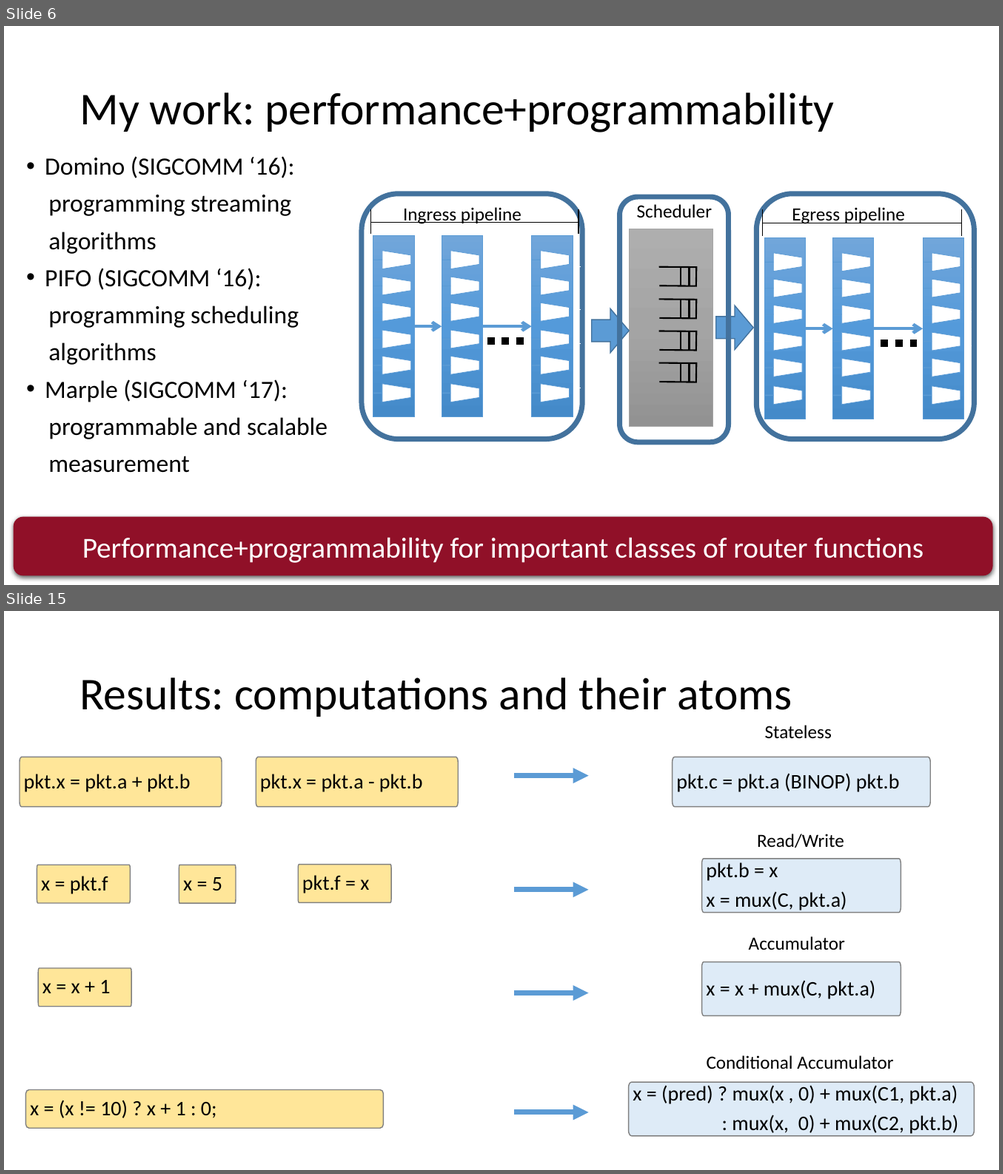
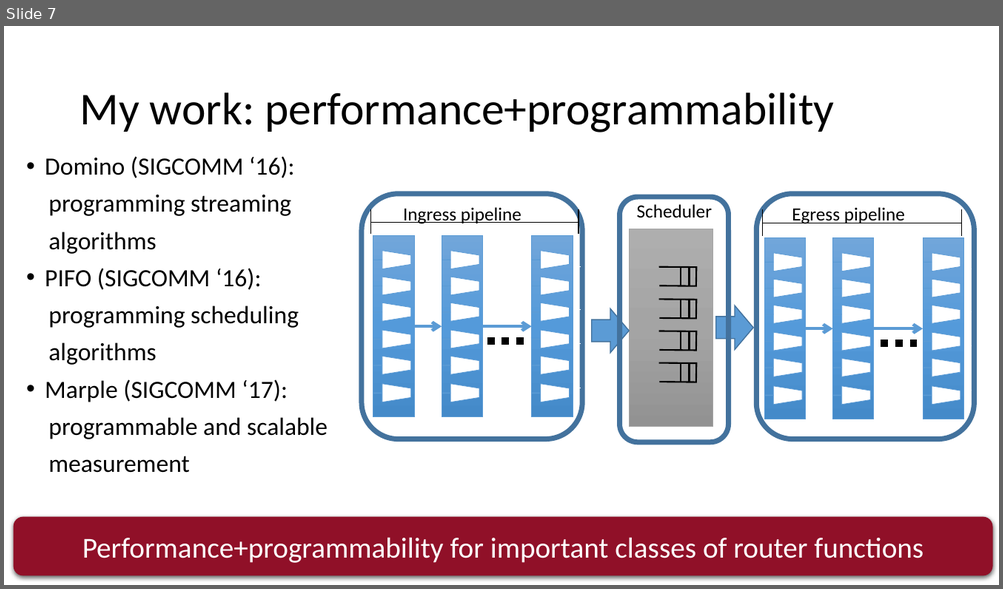
Before and after one commit to anirudhSK/pifo-domino-marple-ppts, a slide deck: nyu_wireless.pptx. Shown one above the other, each under a label of ours: slides 6 and 15 before the commit, slide 7 after it; the slides between them are not shown. The pictures are 1003x1174 and 1003x589 pixels, drawn with LibreOffice and Linux fonts; fonts in the diff are those of the drawing. Boxes give left, top, right and bottom in pixels: in the first picture for what was removed or moved away, otherwise in the second. Text is boxed around its words. In the diff, an @@ line names an element or a change of style, - is before the commit and + after.

```diff
--- a/nyu_wireless.pptx
+++ b/nyu_wireless.pptx
@@ slide 15 removed at <box>4,611,999,1170</box>, background #FFFFFF @@
@@ title removed at <box>79,678,792,717</box> @@
-Results: computations and their atoms
@@ text removed at <box>765,725,831,739</box> @@
-Stateless
@@ freeform shape removed at <box>20,758,222,807</box> @@
-pkt.x = pkt.a + pkt.b
@@ freeform shape removed at <box>256,758,458,807</box> @@
-pkt.x = pkt.a - pkt.b
@@ freeform shape removed at <box>672,758,930,807</box> @@
-pkt.c = pkt.a (BINOP) pkt.b
@@ arrow removed from (514, 776) to (588, 776) @@
@@ text removed at <box>757,834,844,848</box> @@
-Read/Write
@@ freeform shape removed at <box>37,866,130,903</box> @@
-x = pkt.f
@@ freeform shape removed at <box>179,866,236,903</box> @@
-x = 5
@@ freeform shape removed at <box>298,865,391,903</box> @@
-pkt.f = x
@@ freeform shape removed at <box>702,859,901,912</box> @@
-pkt.b = x
-x = mux(C, pkt.a)
@@ arrow removed from (514, 890) to (588, 890) @@
@@ text removed at <box>748,937,845,950</box> @@
-Accumulator
@@ freeform shape removed at <box>702,963,901,1016</box> @@
-x = x + mux(C, pkt.a)
@@ freeform shape removed at <box>38,968,131,1006</box> @@
-x = x + 1
@@ arrow removed from (514, 993) to (588, 993) @@
@@ text removed at <box>706,1056,893,1069</box> @@
-Conditional Accumulator
@@ freeform shape removed at <box>25,1090,383,1128</box> @@
-x = (x != 10) ? x + 1 : 0;
@@ freeform shape removed at <box>629,1082,974,1136</box> @@
-x = (pred) ? mux(x , 0) + mux(C1, pkt.a)
-: mux(x, 0) + mux(C2, pkt.b)
@@ arrow removed from (514, 1113) to (588, 1113) @@
@@ what was slide 6 is now slide 7 @@
```
Also in this commit, not shown: 3 slides changed, 2 slides added, 110 other slides removed.
